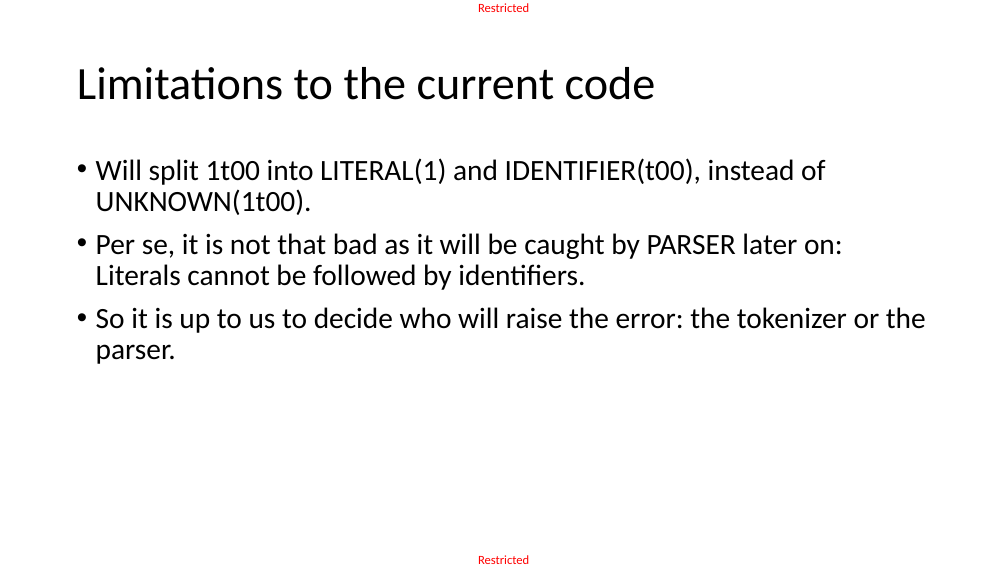
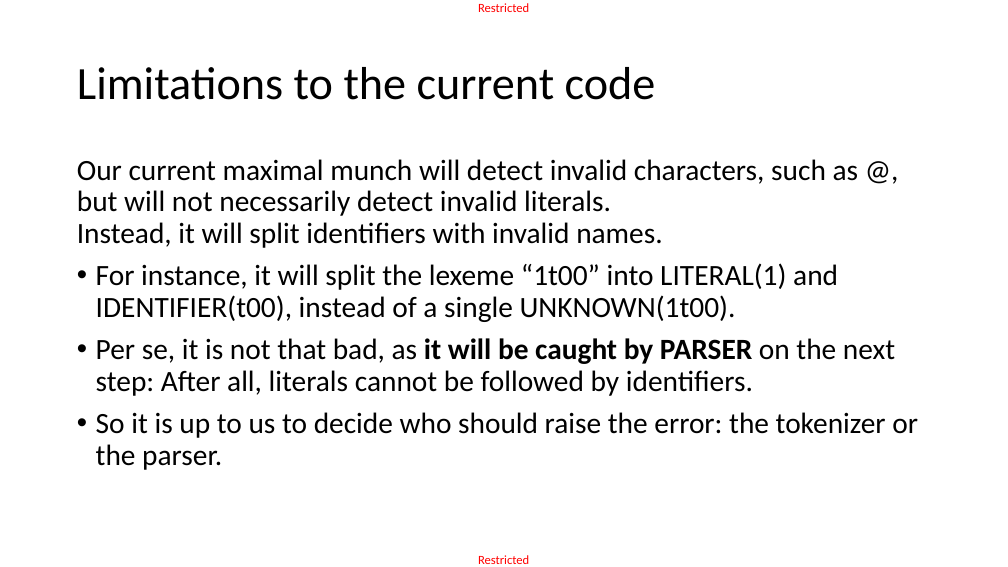
Before and after one commit to matthieudemari/SUTD_PLC_50_051, a slide deck: slide 36 of W10/W10S1/W10S1.pptx (slide 27 before the commit). Drawn at 1008x567 pixels with LibreOffice and Linux fonts; fonts in the diff are those of the drawing. Boxes give left, top, right and bottom in pixels: in the first picture for what was removed or moved away, otherwise in the second. Text is boxed around its words. In the diff, an @@ line names an element or a change of style, - is before the commit and + after.

```diff
--- a/W10/W10S1/W10S1.pptx
+++ b/W10/W10S1/W10S1.pptx
@@ text at box(77, 159, 918, 470): text changed @@
-• Will split 1t00 into LITERAL(1) and IDENTIFIER(t00), instead of UNKNOWN(1t00).
-• Per se, it is not that bad as it will be caught by PARSER later on: Literals cannot be followed by identifiers.
-• So it is up to us to decide who will raise the error: the tokenizer or the parser.
+Our current maximal munch will detect invalid characters, such as @, but will not necessarily detect invalid literals.
+Instead, it will split identifiers with invalid names.
+• For instance, it will split the lexeme “1t00” into LITERAL(1) and IDENTIFIER(t00), instead of a single UNKNOWN(1t00).
+• Per se, it is not that bad, as it will be caught by PARSER on the next step: After all, literals cannot be followed by identifiers.
+• So it is up to us to decide who should raise the error: the tokenizer or the parser.
```
Also in this commit, not shown: 8 other slides changed, 25 slides added, 3 slides removed, 55 other files.
